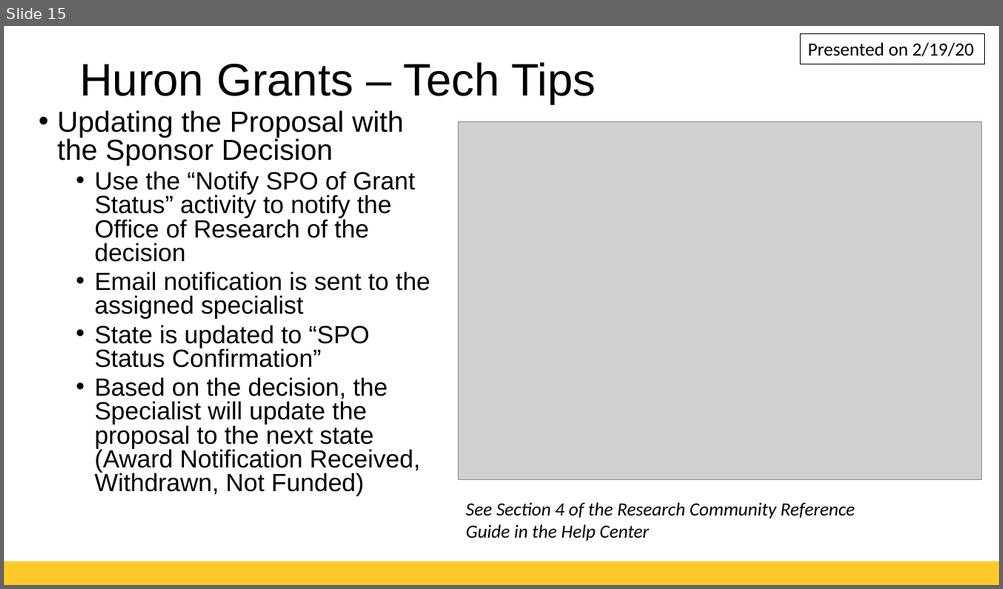
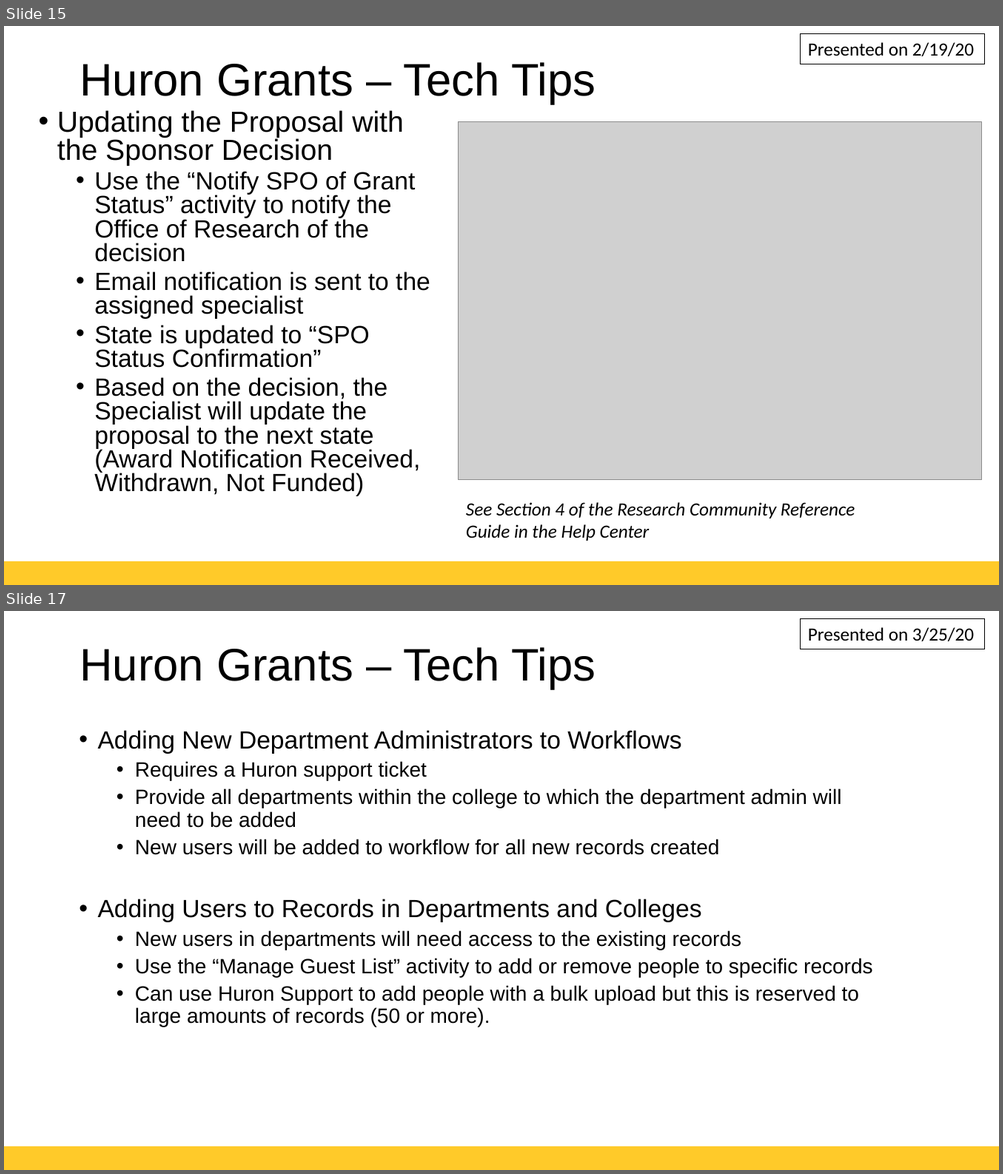
Before and after one commit to ORC-RIS/wahoo-website, a slide deck: files/GRITTechTips.pptx. Shown one above the other, each under a label of ours: slide 15 before the commit, slides 15 and 17 after it; the slides between them are not shown. The pictures are 1003x589 and 1003x1174 pixels, drawn with LibreOffice and Linux fonts; fonts in the diff are those of the drawing; grey boxes stand for pictures; background and template pictures are left out. Boxes give left, top, right and bottom in pixels: in the first picture for what was removed or moved away, otherwise in the second. Text is boxed around its words. In the diff, an @@ line names an element or a change of style, - is before the commit and + after.

Commit message:
pushing updates to wahoo site for GRIT Tech Tips from EXCIT meeting and Huron Agreement PPTs

```diff
--- a/files/GRITTechTips.pptx
+++ b/files/GRITTechTips.pptx
@@ slide 17 added at (4, 611, 999, 1170), background #FFFFFF; not listed: 1 template element that a slide beside it also shows @@
@@ rectangle added at (800, 619, 984, 649), outline #000000 0.75 pt, 18 pt, text #000000 @@
+Presented on 3/25/20
@@ title added at (79, 647, 595, 689), 44 pt, text #000000 @@
+Huron Grants – Tech Tips
@@ text added at (98, 730, 872, 1027), 20 pt, text #000000 @@
+  • Adding New Department Administrators to Workflows
+    • Requires a Huron support ticket
+    • Provide all departments within the college to which the department admin will need to be added
+    • New users will be added to workflow for all new records created
+  • Adding Users to Records in Departments and Colleges
+    • New users in departments will need access to the existing records
+    • Use the “Manage Guest List” activity to add or remove people to specific records
+    • Can use Huron Support to add people with a bulk upload but this is reserved to large amounts of records (50 or more).
```
Also in this commit, not shown: 1 other slide added, 2 other files.
